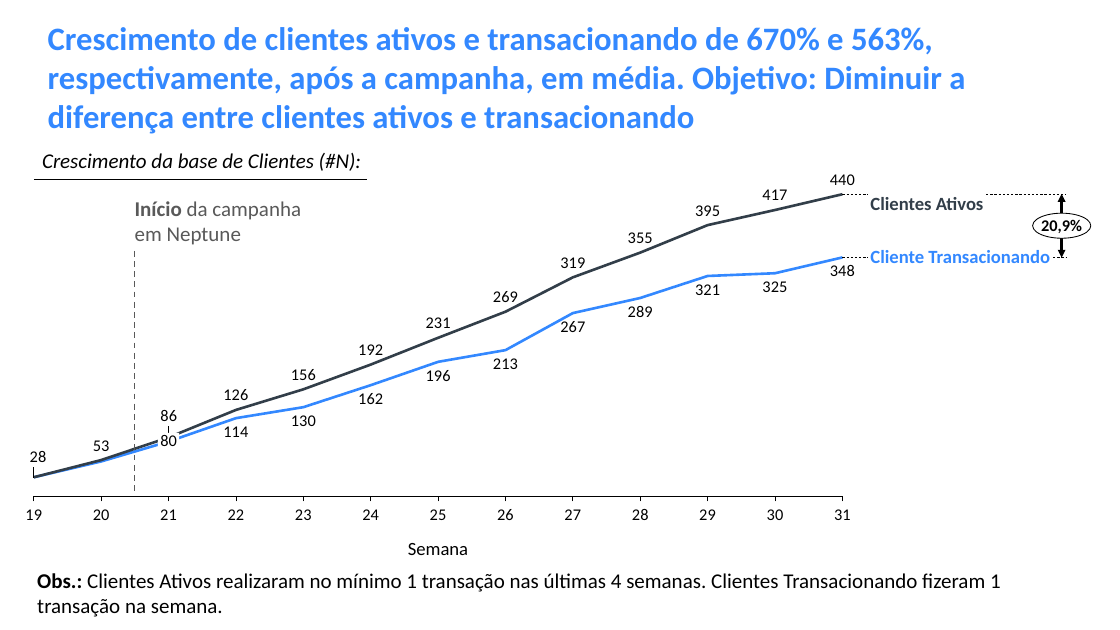
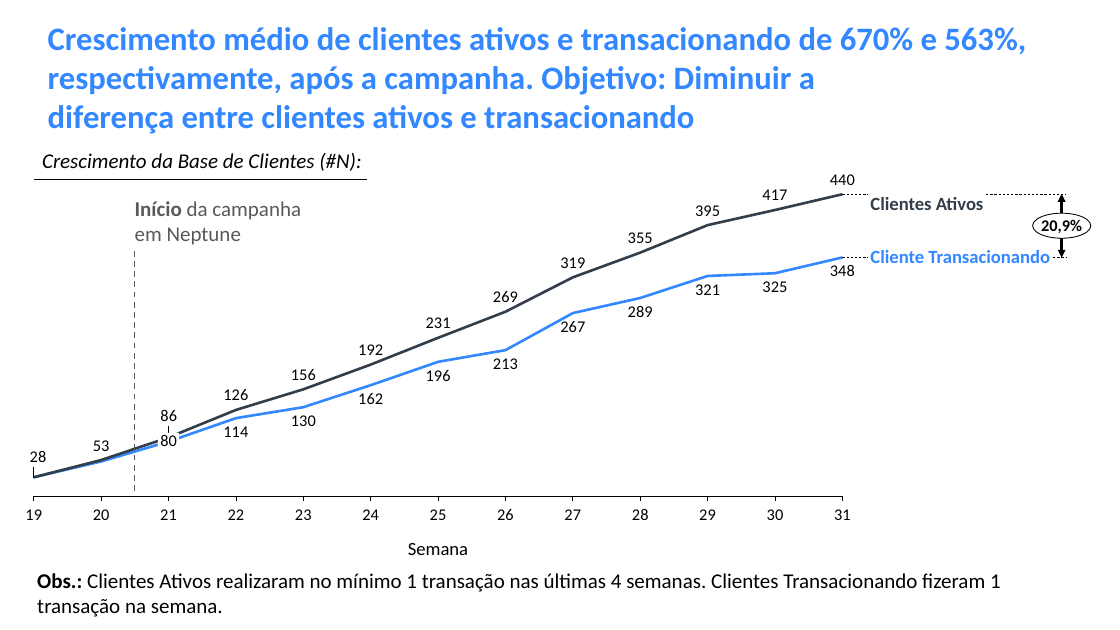
Before and after one commit to mathara/Adquirencia_SUP, a slide deck: slide 6 of Case_Neptune.pptx. Drawn at 1120x630 pixels with LibreOffice and Linux fonts; fonts in the diff are those of the drawing. Boxes give left, top, right and bottom in pixels: in the first picture for what was removed or moved away, otherwise in the second. Text is boxed around its words. In the diff, an @@ line names an element or a change of style, - is before the commit and + after.

Commit message:
ppt final

```diff
--- a/Case_Neptune.pptx
+++ b/Case_Neptune.pptx
@@ text at box(48, 27, 1026, 134): text changed @@
-Crescimento de clientes ativos e transacionando de 670% e 563%, respectivamente, após a campanha, em média. Objetivo: Diminuir a diferença entre clientes ativos e transacionando
+Crescimento médio de clientes ativos e transacionando de 670% e 563%,
+respectivamente, após a campanha. Objetivo: Diminuir a
+diferença entre clientes ativos e transacionando
@@ text at box(42, 153, 361, 171): text changed @@
-Crescimento da base de Clientes (#N):
+Crescimento da Base de Clientes (#N):
```
Also in this commit, not shown: 2 other slides changed, 1 other file.
